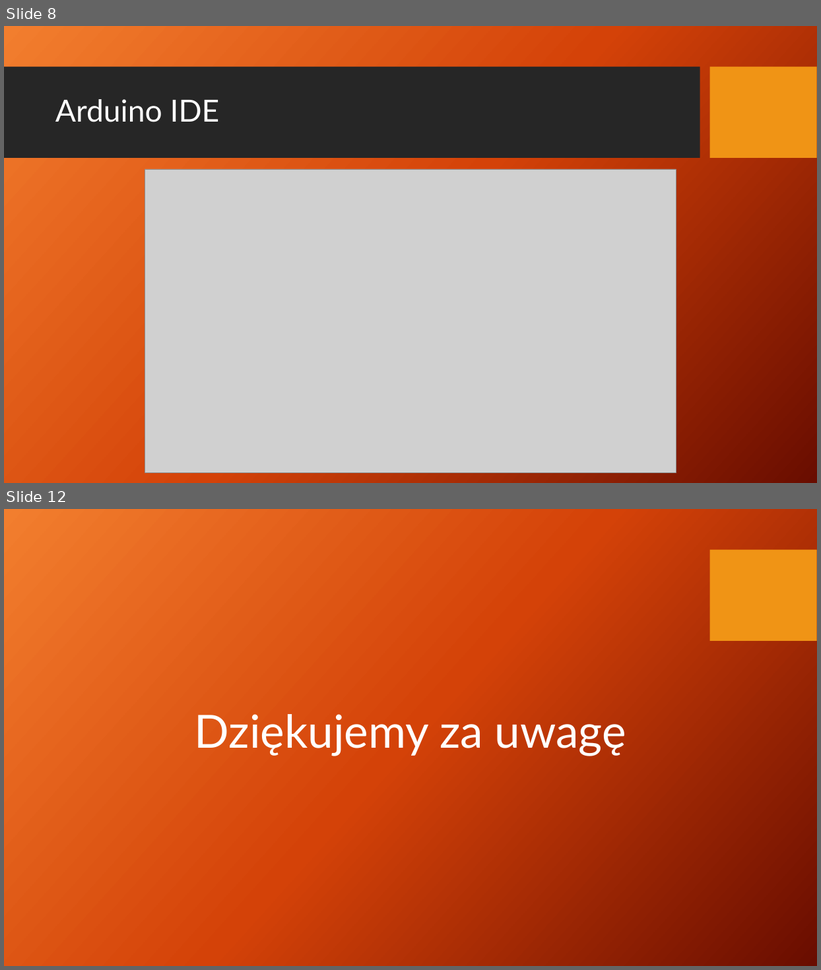
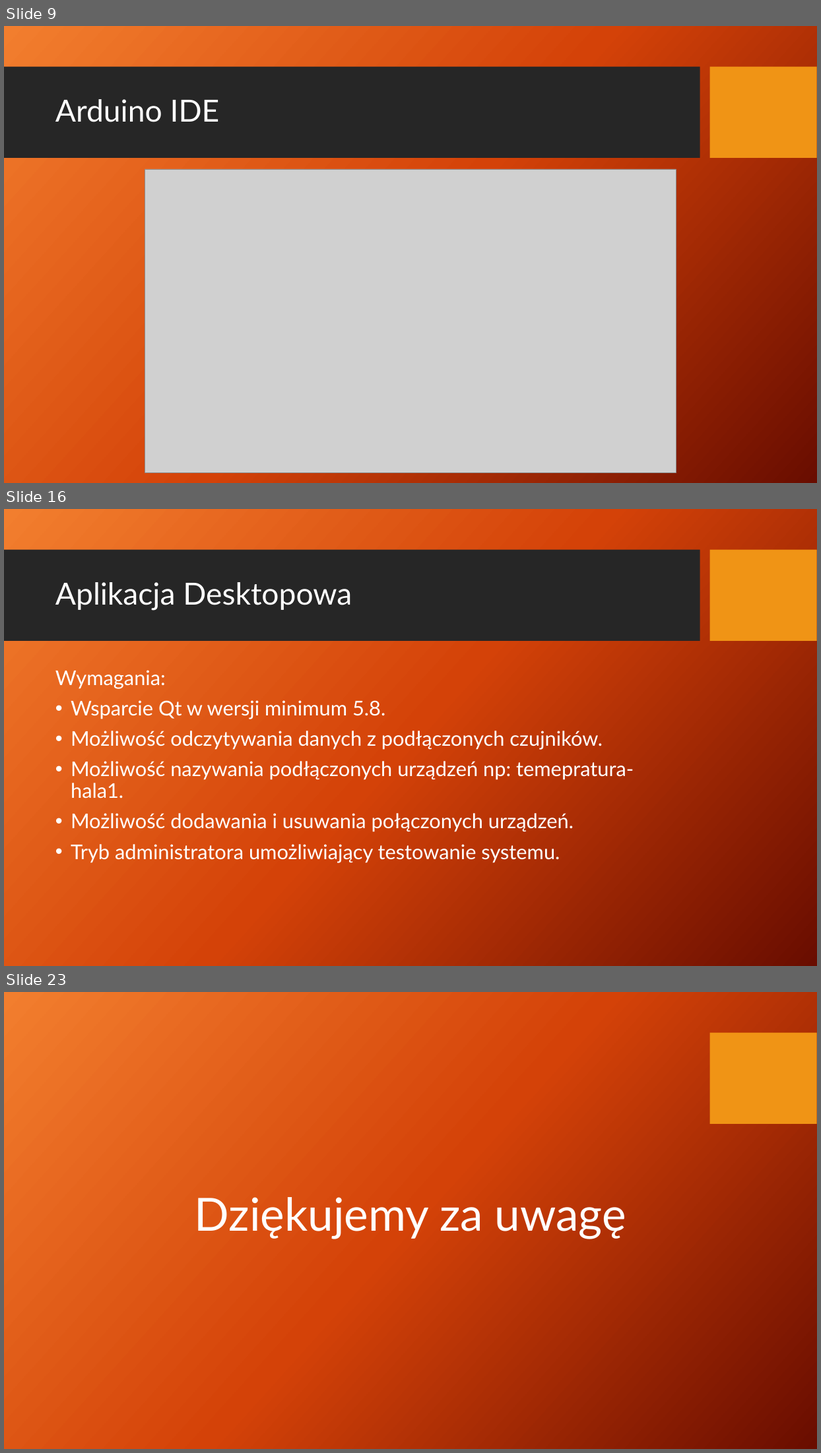
Before and after one commit to AdamStudies-PWR/ProjektZespolowyPWR, a slide deck: przentacja.pptx. Shown one above the other, each under a label of ours: slides 8 and 12 before the commit, slides 9, 16 and 23 after it; the slides between them are not shown. The pictures are 821x970 and 821x1453 pixels, drawn with LibreOffice and Linux fonts; fonts in the diff are those of the drawing; grey boxes stand for pictures; background and template pictures are left out. Boxes give left, top, right and bottom in pixels: in the first picture for what was removed or moved away, otherwise in the second. Text is boxed around its words. In the diff, an @@ line names an element or a change of style, - is before the commit and + after.

```diff
--- a/przentacja.pptx
+++ b/przentacja.pptx
@@ slide 16 added at box(4, 509, 817, 966), background picture (left out); not listed: 2 template elements that a slide beside it also shows @@
@@ title added at box(55, 582, 352, 611), 36 pt, text #FFFFFF @@
+Aplikacja Desktopowa
@@ text added at box(55, 670, 634, 863), 24 pt, text #FFFFFF @@
+Wymagania:
+• Wsparcie Qt w wersji minimum 5.8.
+• Możliwość odczytywania danych z podłączonych czujników.
+• Możliwość nazywania podłączonych urządzeń np: temepratura-hala1.
+• Możliwość dodawania i usuwania połączonych urządzeń.
+• Tryb administratora umożliwiający testowanie systemu.
@@ what was slide 8 is now slide 9 @@
@@ what was slide 12 is now slide 23 @@
```
Also in this commit, not shown: 4 slides changed, 12 other slides added, 2 slides removed, 1 other file.
